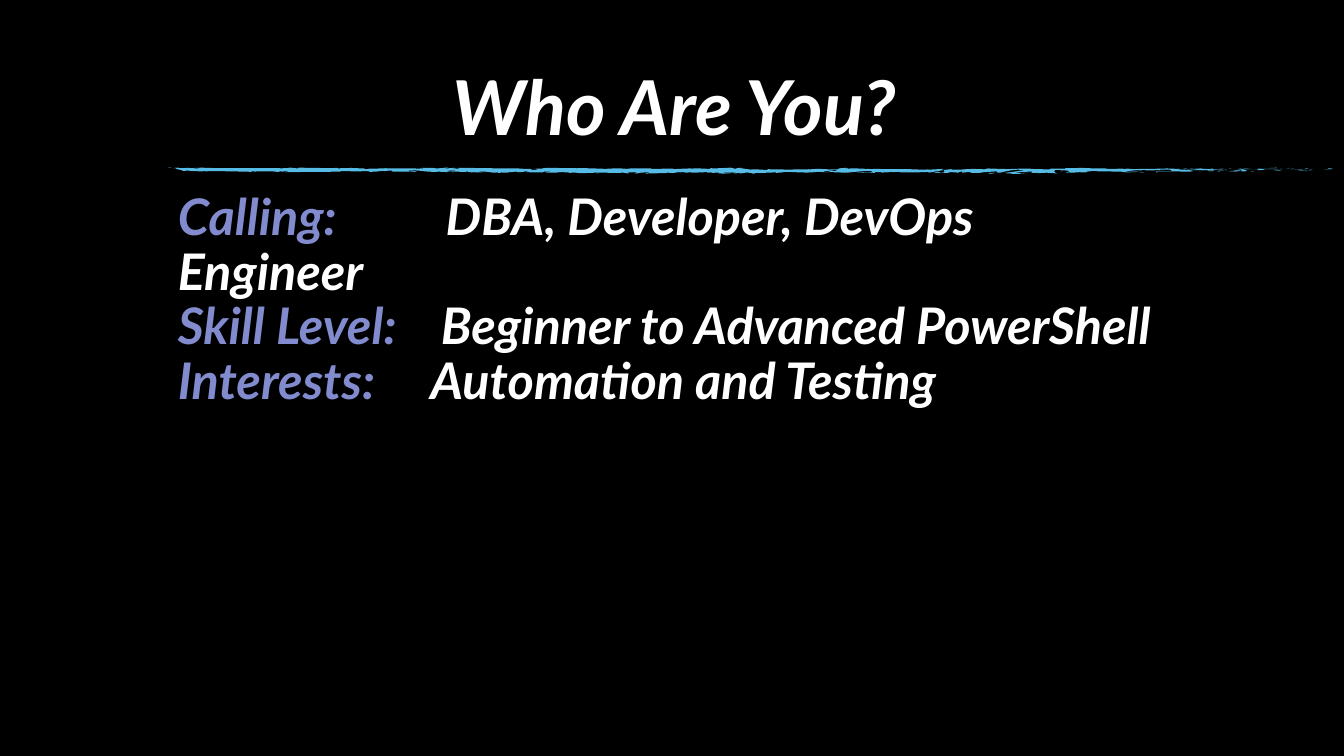
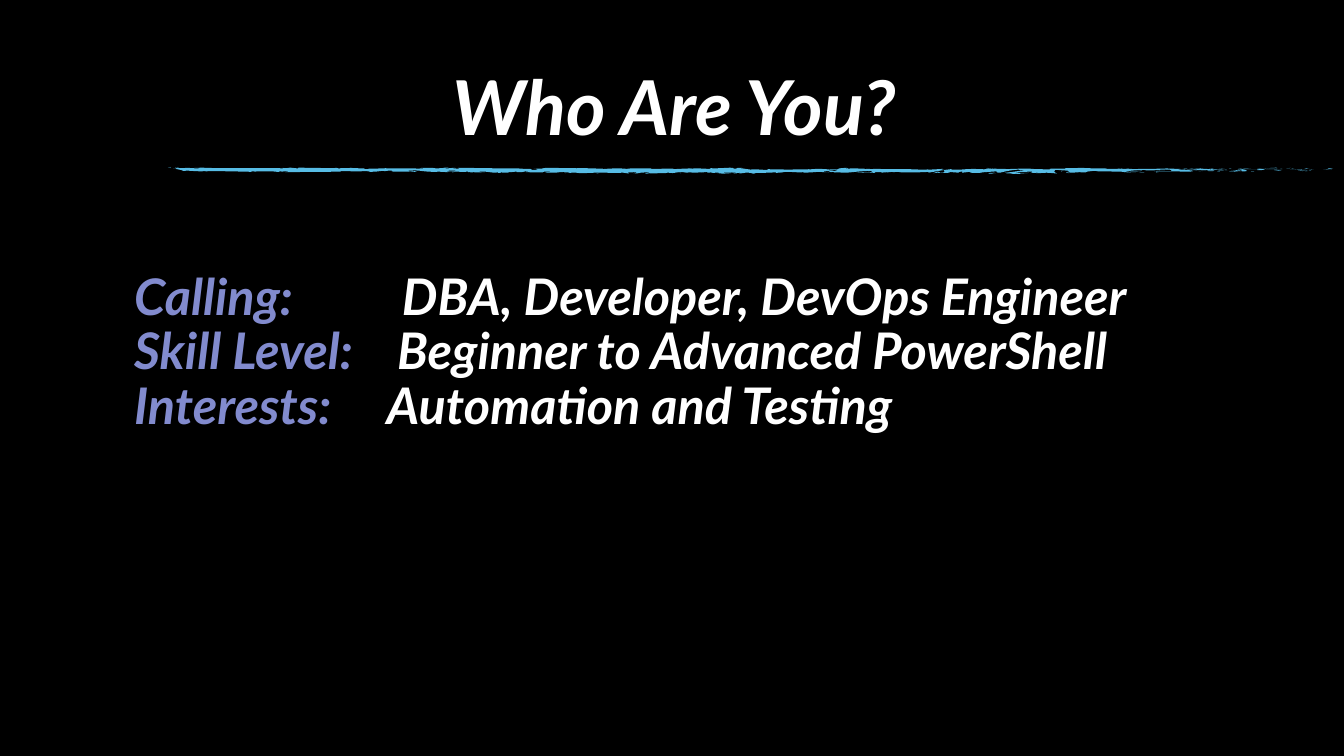
Before and after one commit to SQLDBAWithABeard/Presentations, a slide deck: slide 3 of PowerShell.pptx. Drawn at 1344x756 pixels with LibreOffice and Linux fonts; fonts in the diff are those of the drawing; background and template pictures are left out. Boxes give left, top, right and bottom in pixels: in the first picture for what was removed or moved away, otherwise in the second. Text is boxed around its words. In the diff, an @@ line names an element or a change of style, - is before the commit and + after.

```diff
--- a/PowerShell.pptx
+++ b/PowerShell.pptx
@@ text "Calling: DBA, Developer, DevOps Engineer" rewrapped from <box>178,197,1151,408</box> to <box>134,277,1126,433</box> @@
```
Also in this commit, not shown: 7 other slides changed, 1 slide removed, 5 other files.
